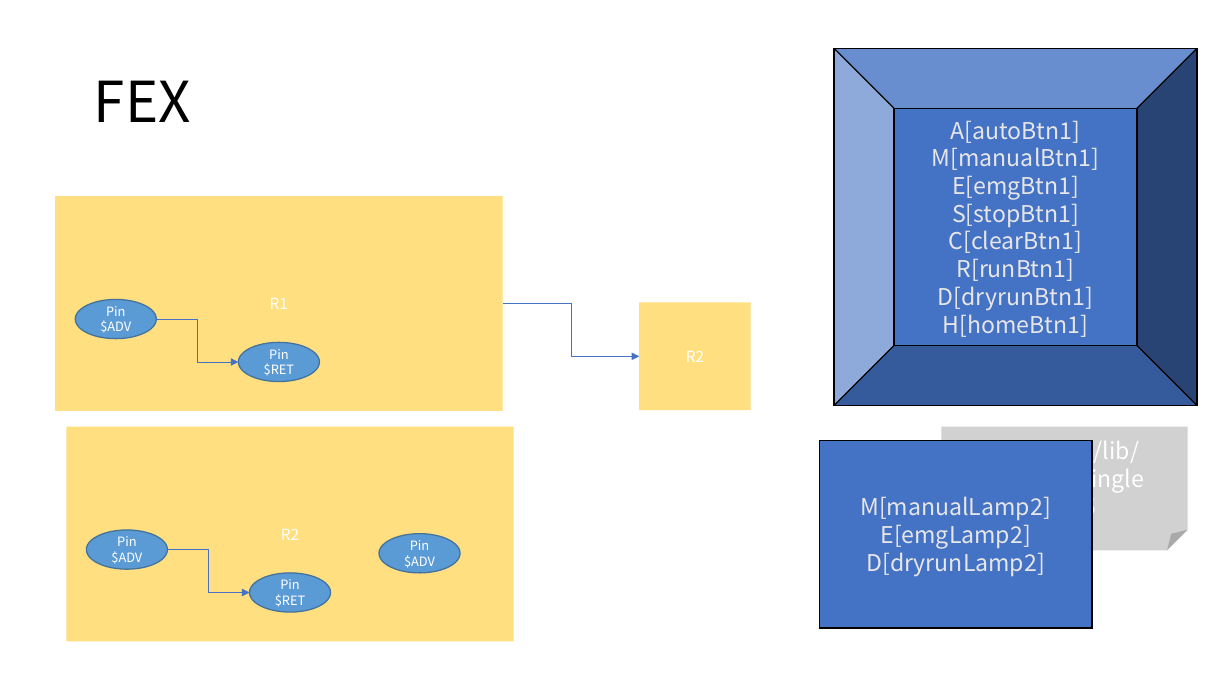
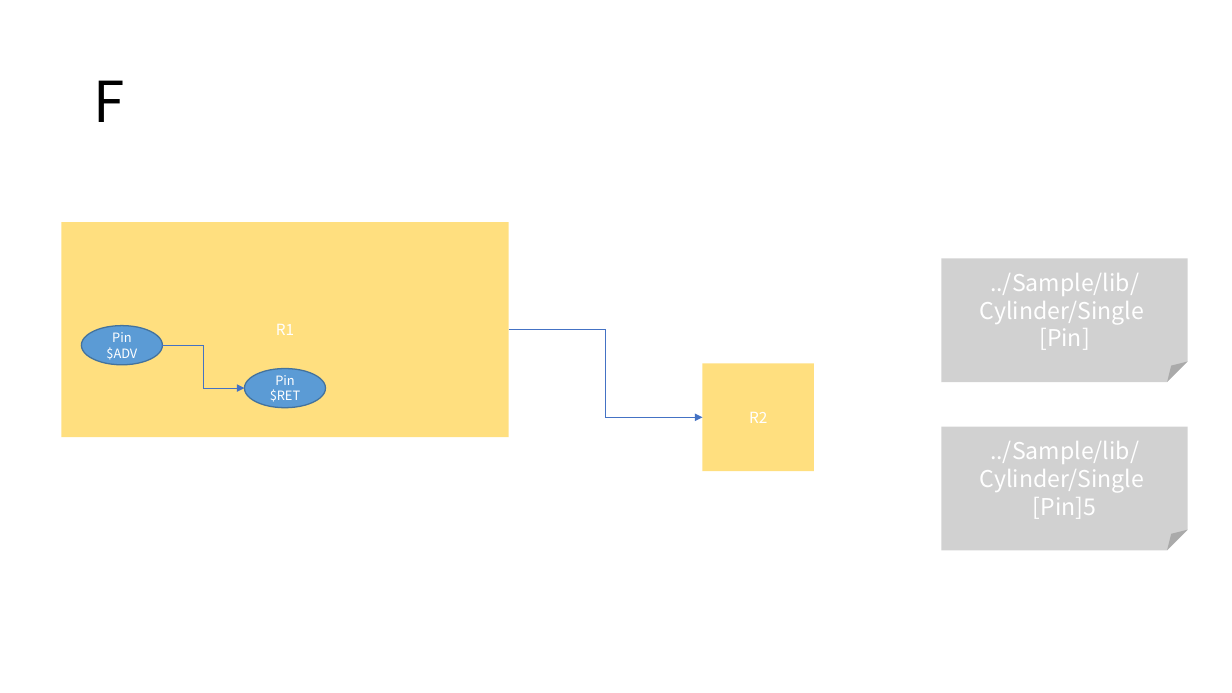
Before and after one commit to DualsoftDev/ds, a slide deck: slide 4 of DsDotNet/src/UnitTest/UnitTest.Engine/ImportOffice/Sample/s.pptx. Drawn at 1232x693 pixels with LibreOffice and Linux fonts; fonts in the diff are those of the drawing. Boxes give left, top, right and bottom in pixels: in the first picture for what was removed or moved away, otherwise in the second. Text is boxed around its words. In the diff, an @@ line names an element or a change of style, - is before the commit and + after.

```diff
--- a/DsDotNet/src/UnitTest/UnitTest.Engine/ImportOffice/Sample/s.pptx
+++ b/DsDotNet/src/UnitTest/UnitTest.Engine/ImportOffice/Sample/s.pptx
@@ bevel removed at box(835, 48, 1198, 406) @@
-A[autoBtn1]
-M[manualBtn1]
-E[emgBtn1]
-S[stopBtn1]
-C[clearBtn1]
-R[runBtn1]
-D[dryrunBtn1]
-H[homeBtn1]
@@ title at box(94, 80, 125, 122): text changed @@
-FEX
+F
@@ 2 ellipses, 1 rectangle, 1 elbow arrow: place and size @@
-2 ellipses, 1 rectangle, 1 elbow arrow at box(55, 196, 503, 411)
+2 ellipses, 1 rectangle, 1 elbow arrow at box(61, 223, 508, 438)
@@ elbow arrow moved from (503, 304) - (640, 357) to (509, 330) - (702, 418) @@
@@ rectangle "R2": place and size @@
-rectangle "R2" at box(640, 302, 751, 410)
+rectangle "R2" at box(702, 363, 814, 471)
@@ bevel removed at box(820, 440, 1092, 628) @@
-M[manualLamp2]
-E[emgLamp2]
-D[dryrunLamp2]
@@ group removed at box(67, 427, 514, 642): 3 ellipses, 1 rectangle, 1 elbow arrow @@
-R2
-Pin
-$ADV
-Pin
-$RET
-Pin
-$ADV
```
Also in this commit, not shown: 1 other slide changed, 12 other files.
